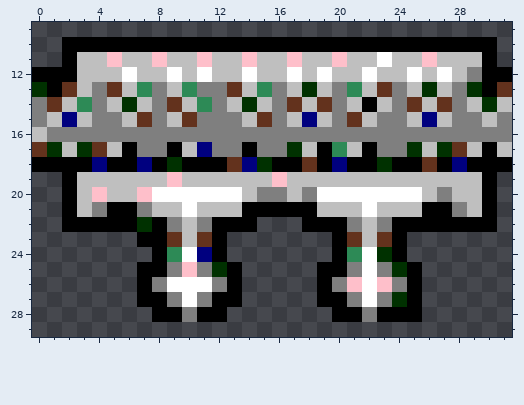
Edited in one commit: pixel-art sprite (road/a_bridge/a_bridge1.base.111.png). Above, as it was before the edit.
The file is 32x32 pixels. Shown: x 0..31, y 9..29.
The result:
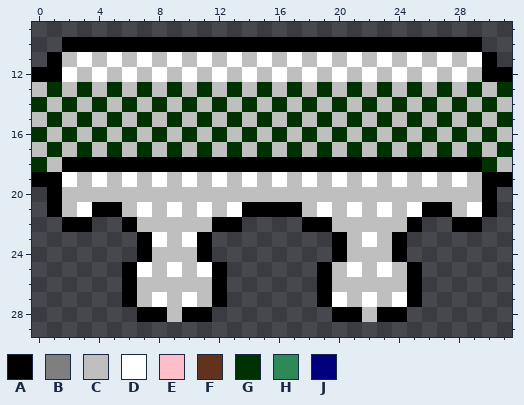
Palette (. is transparent): A #000000  B #7f7f7f  C #bfbfbf  D #ffffff  E #febfca  F #63321d  G #003100  H #2d8a56  J #00007f
Changes in this commit:
Changed rows in their new state; - is an unchanged pixel.
first column x 0:
10 ------------------------------.-
11 -ACD-D-DCD-D-DCD-D-DCD---DCD-D--
12 --D-D---DCDCD---DCDCD---DCDCDC--
13 CGCGCG-GCGCGCG-GCGCGCG-GCGCGC-CG
14 GCGCG---GCGCG---GCGCG-G-GCGCG---
15 CGCGCG-GCGCGCG-GCGCGCG-GCGCGCG-G
16 GCGCGCGCGCGCGCGCGCGCGCGCGCGCGCGC
17 C---CGCGCG-GCGCGC--GCGCGC---CGCG
18 GC--A--A-A---AAA--A-A--A--A-A-GC
19 AAD-D-D-DCD-D-D-D-D-D-D-D-D-D--A
20 -AC-C--CCCCCCC-CC-CCCCCCCC-C----
21 -ACDA-CD-DCD-D----CD-DCD-D--CD--
22 ----..-CCC-C--.-----CC-CC-..--.-
23 --------DCDA.--------CDC--------
24 -------ACCCA.--------CCC--------
25 ------ADCDCDA.------CDCDC-------
26 ------ACCCCCA.------CCCCC-------
27 ------ACDC-C-.------DC-CD-------
28 -------A-CA-.---------C--.------
